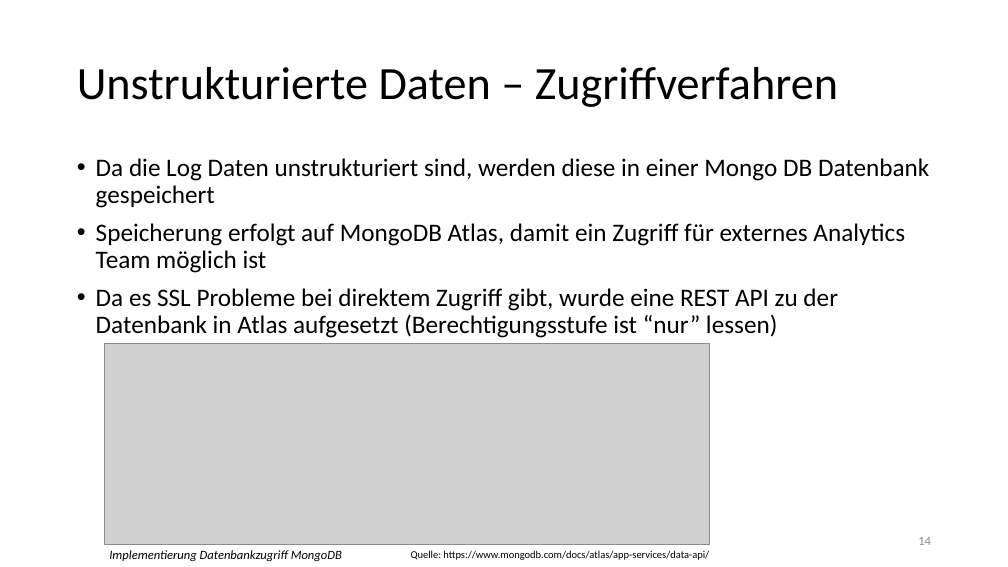
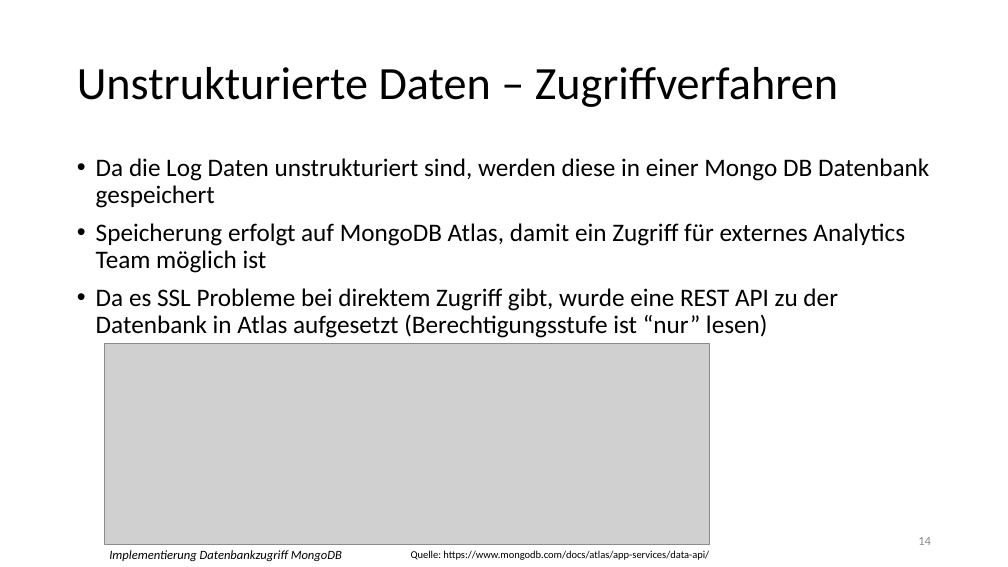
Before and after one commit to Flitschi7/big-data-management, a slide deck: slide 14 of Organisational/Dokumentation HHZ Rocket Project.pptx. Drawn at 1008x567 pixels with LibreOffice and Linux fonts; fonts in the diff are those of the drawing; grey boxes stand for pictures. Boxes give left, top, right and bottom in pixels: in the first picture for what was removed or moved away, otherwise in the second. Text is boxed around its words. In the diff, an @@ line names an element or a change of style, - is before the commit and + after.

```diff
--- a/Organisational/Dokumentation HHZ Rocket Project.pptx
+++ b/Organisational/Dokumentation HHZ Rocket Project.pptx
@@ text at [96, 288, 838, 338]: text changed @@
-• Da es SSL Probleme bei direktem Zugriff gibt, wurde eine REST API zu der Datenbank in Atlas aufgesetzt (Berechtigungsstufe ist “nur” lessen)
+• Da es SSL Probleme bei direktem Zugriff gibt, wurde eine REST API zu der Datenbank in Atlas aufgesetzt (Berechtigungsstufe ist “nur” lesen)
```
Also in this commit, not shown: 14 other slides changed.
